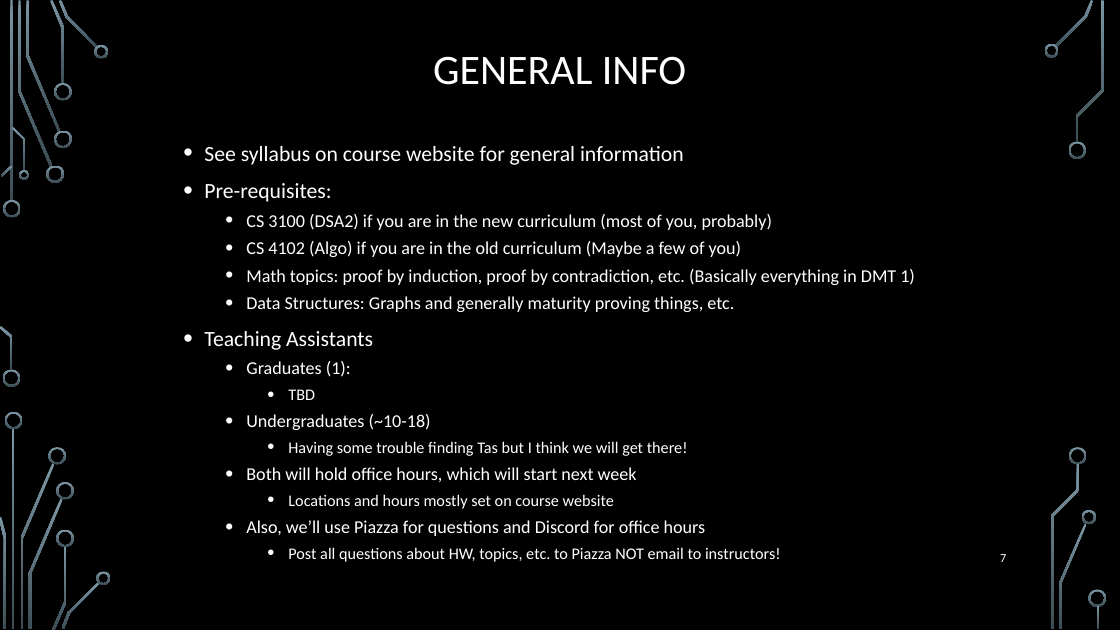
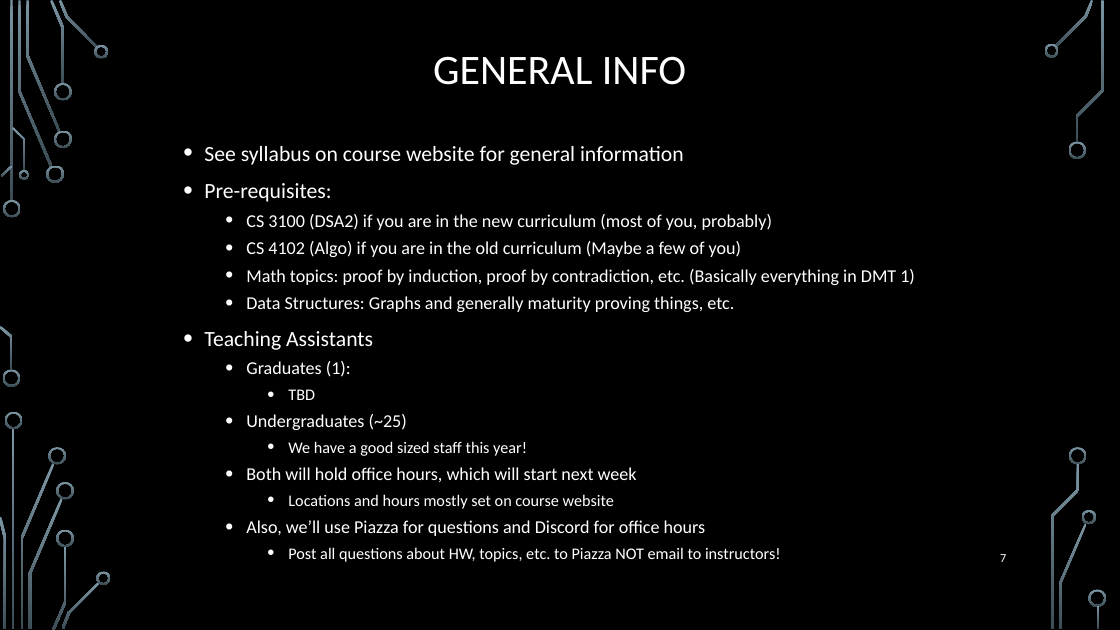
Before and after one commit to markfloryan/dmt2, a slide deck: slide 7 of slides/00-CourseIntroduction.pptx. Drawn at 1120x630 pixels with LibreOffice and Linux fonts; fonts in the diff are those of the drawing; background and template pictures are left out. Boxes give left, top, right and bottom in pixels: in the first picture for what was removed or moved away, otherwise in the second. Text is boxed around its words. In the diff, an @@ line names an element or a change of style, - is before the commit and + after.

```diff
--- a/slides/00-CourseIntroduction.pptx
+++ b/slides/00-CourseIntroduction.pptx
@@ text at [246,414,527,456]: text changed @@
-  • Undergraduates (~10-18)
-    • Having some trouble finding Tas but I think we will get there!
+  • Undergraduates (~25)
+    • We have a good sized staff this year!
```
Also in this commit, not shown: 5 other slides changed, 1 other file.
